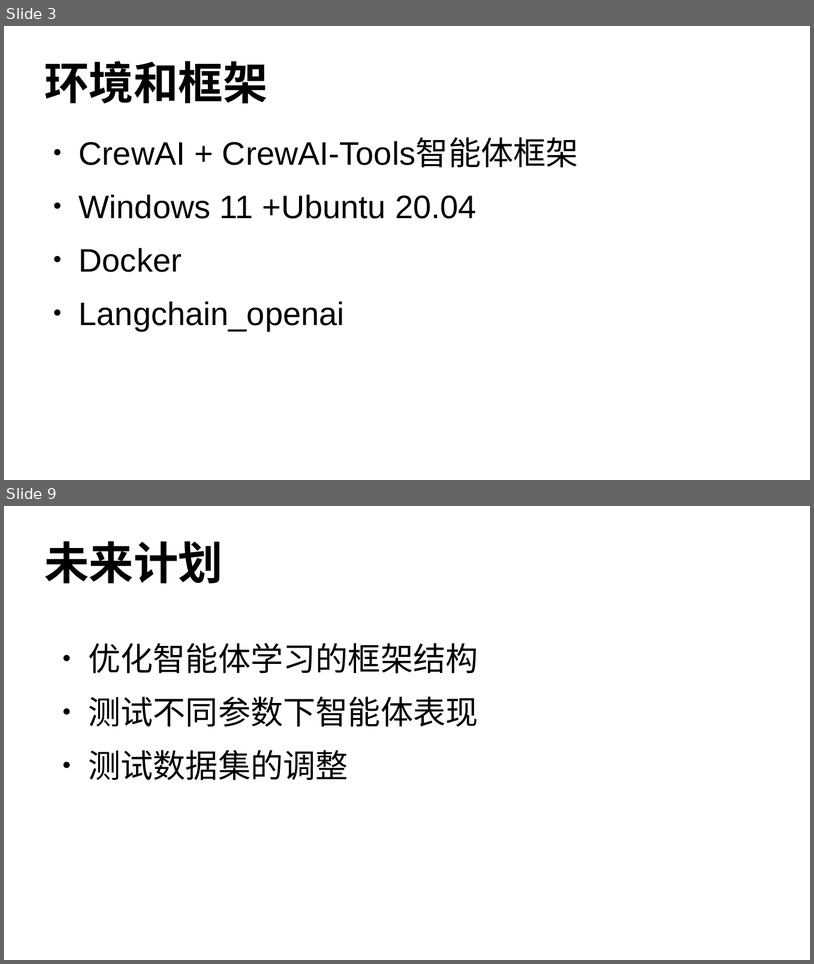
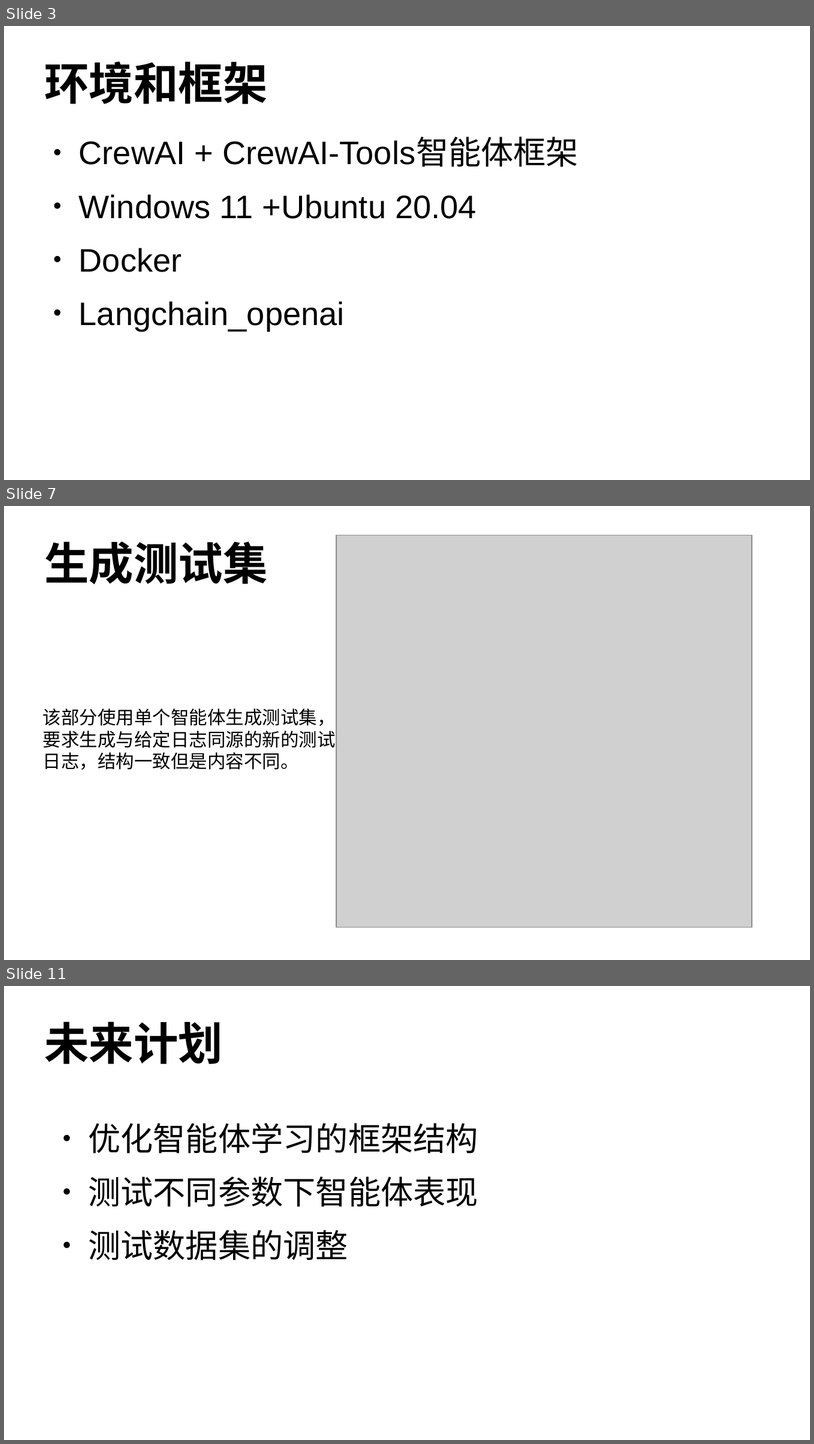
Before and after one commit to Noah4Puppy/LogParserX, a slide deck: refs/docs/LogParserX-initial Presentation.pptx. Shown one above the other, each under a label of ours: slides 3 and 9 before the commit, slides 3, 7 and 11 after it; the slides between them are not shown. The pictures are 814x964 and 814x1444 pixels, drawn with LibreOffice and Linux fonts; fonts in the diff are those of the drawing; grey boxes stand for pictures. Boxes give left, top, right and bottom in pixels: in the first picture for what was removed or moved away, otherwise in the second. Text is boxed around its words. In the diff, an @@ line names an element or a change of style, - is before the commit and + after.

```diff
--- a/refs/docs/LogParserX-initial Presentation.pptx
+++ b/refs/docs/LogParserX-initial Presentation.pptx
@@ slide 7 added at bbox=[4, 506, 810, 960], background #FFFFFF @@
@@ text added at bbox=[44, 541, 267, 585], 44 pt, text #000000, bold @@
+生成测试集
@@ picture added at bbox=[337, 535, 753, 927] @@
@@ text added at bbox=[43, 708, 336, 769], 18 pt, text #000000 @@
+该部分使用单个智能体生成测试集，要求生成与给定日志同源的新的测试日志，结构一致但是内容不同。
@@ what was slide 9 is now slide 11 @@
```
Also in this commit, not shown: 7 slides changed, 1 other slide added.
